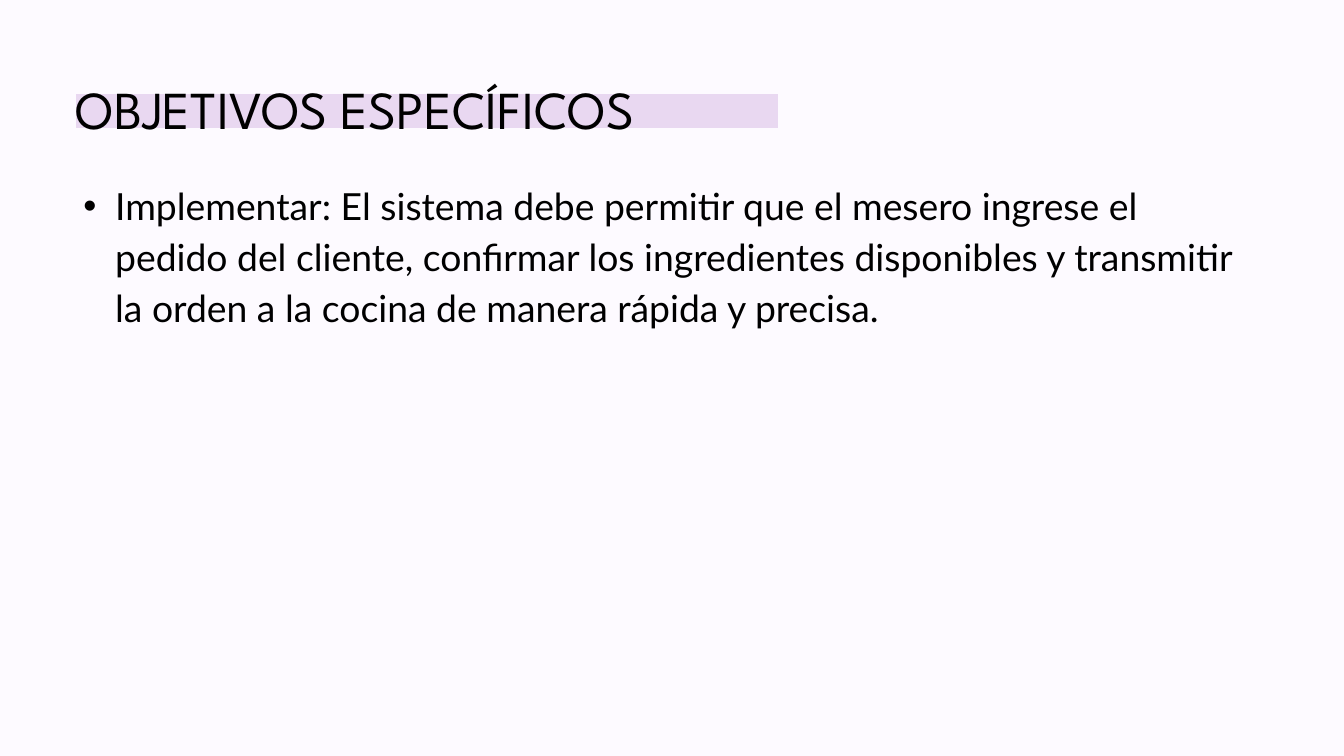
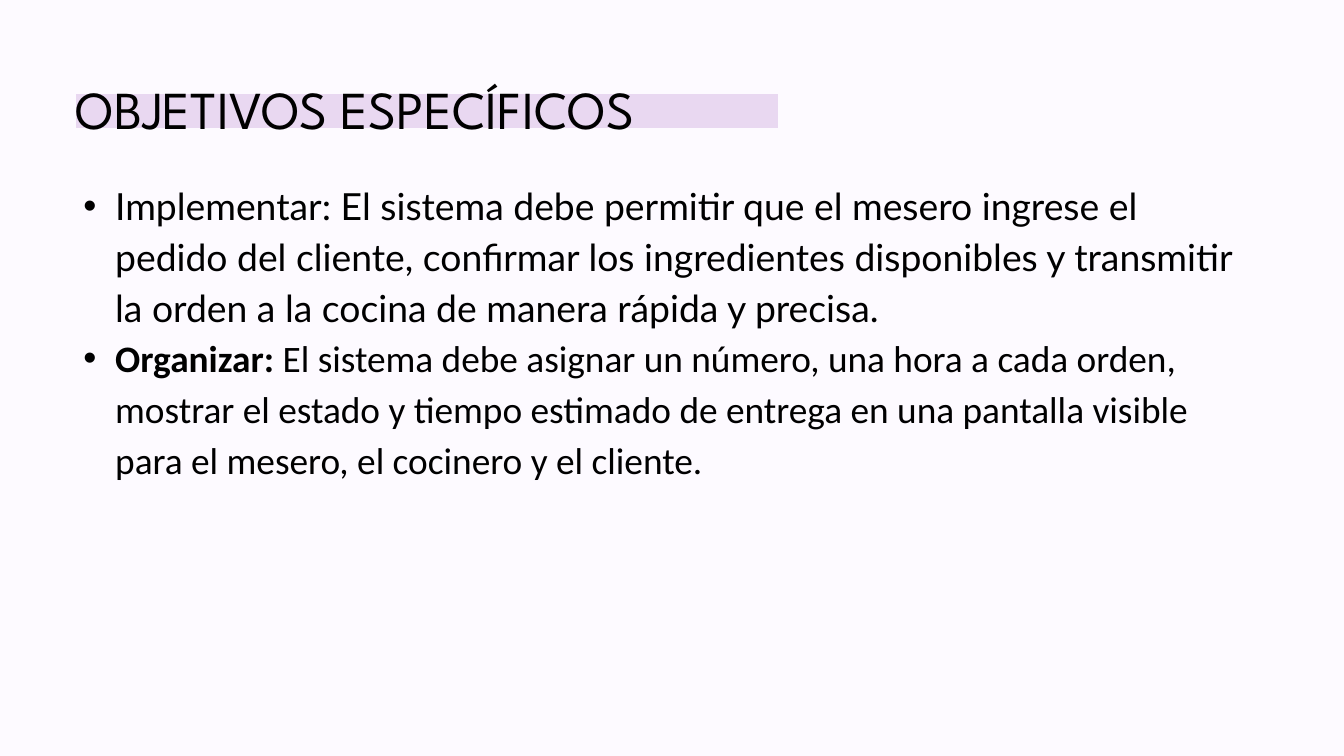
Before and after one commit to BrayanCarrillo/prueba, a slide deck: slide 1 of Objetivos especificos.pptx. Drawn at 1344x756 pixels with LibreOffice and Linux fonts; fonts in the diff are those of the drawing. Boxes give left, top, right and bottom in pixels: in the first picture for what was removed or moved away, otherwise in the second. Text is boxed around its words. In the diff, an @@ line names an element or a change of style, - is before the commit and + after.

Commit message:
complementacion prueba

```diff
--- a/Objetivos especificos.pptx
+++ b/Objetivos especificos.pptx
@@ text at bbox=[115, 346, 1188, 480]: paragraph added @@
+  • Organizar: El sistema debe asignar un número, una hora a cada orden, mostrar el estado y tiempo estimado de entrega en una pantalla visible para el mesero, el cocinero y el cliente.
```
